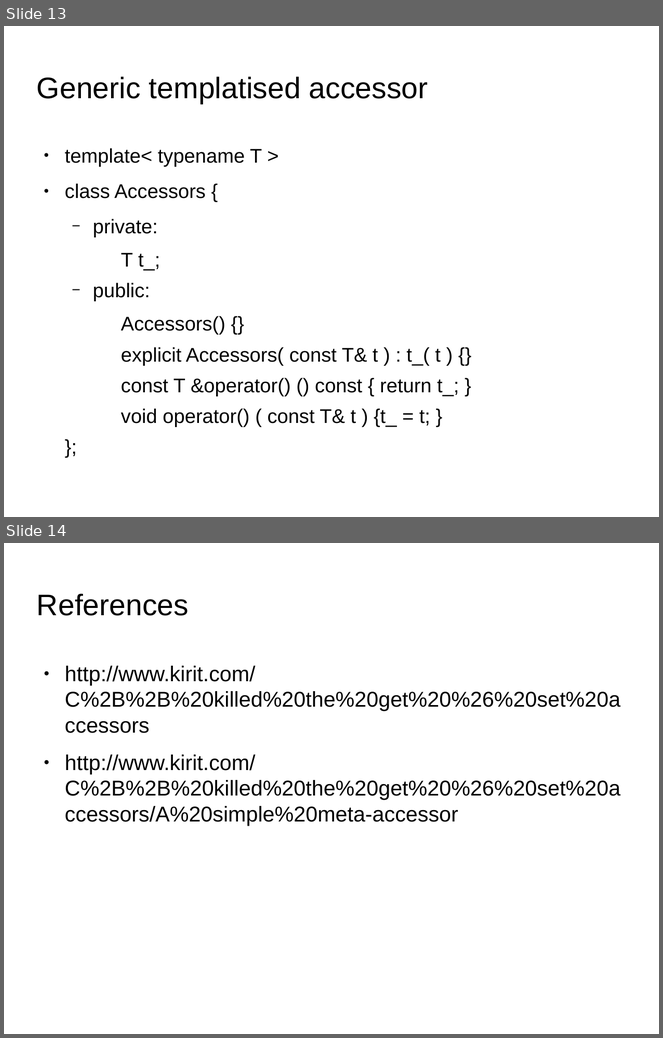
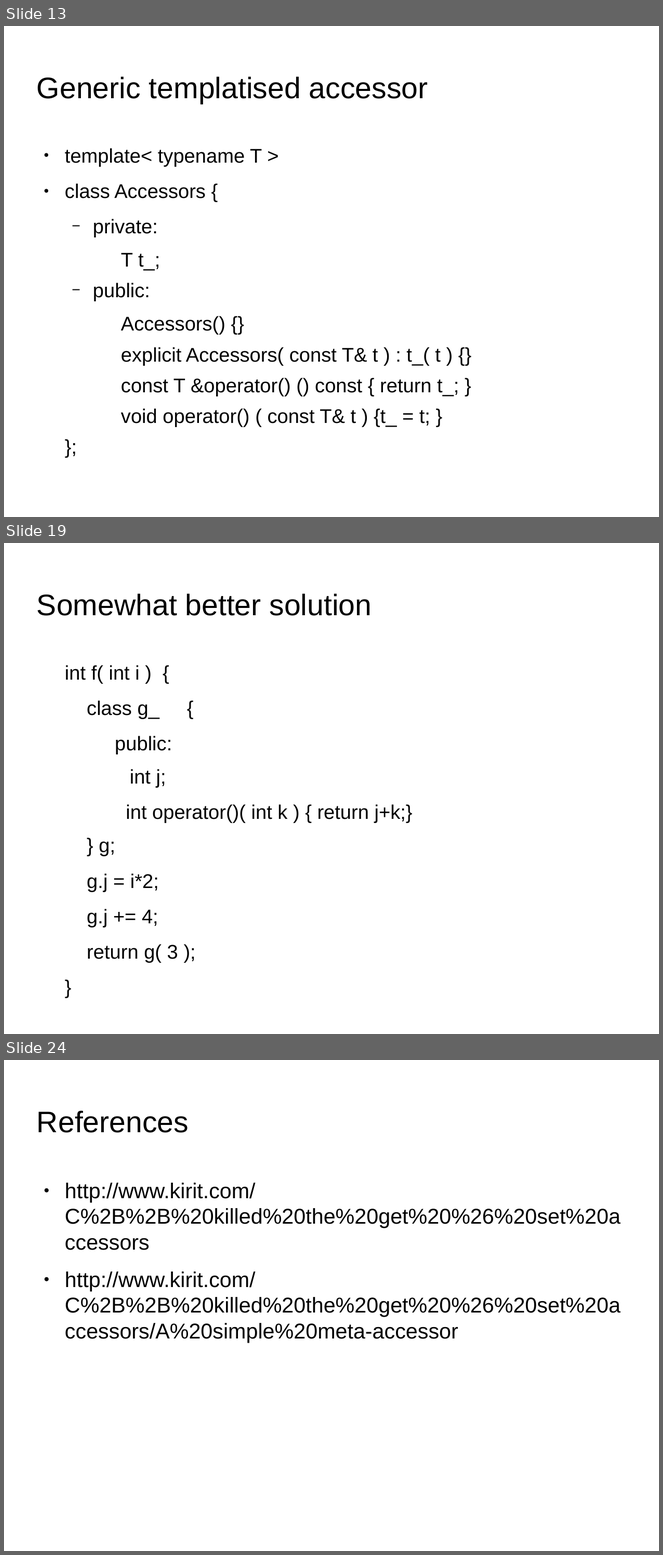
Before and after one commit to kks32/cpp-software-development, a slide deck: Ex15_Functors/Ex15_Functors.odp. Shown one above the other, each under a label of ours: slides 13 and 14 before the commit, slides 13, 19 and 24 after it; the slides between them are not shown. The pictures are 663x1038 and 663x1555 pixels, drawn with LibreOffice and Linux fonts; fonts in the diff are those of the drawing; background and template pictures are left out. Boxes give left, top, right and bottom in pixels: in the first picture for what was removed or moved away, otherwise in the second. Text is boxed around its words. In the diff, an @@ line names an element or a change of style, - is before the commit and + after.

```diff
--- a/Ex15_Functors/Ex15_Functors.odp
+++ b/Ex15_Functors/Ex15_Functors.odp
@@ slide 19 added at (4,543,659,1034), background picture (left out) @@
@@ title added at (37,593,372,616), 36 pt, text #000000 @@
+Somewhat better solution
@@ text added at (65,665,413,963), 24.1 pt, text #000000 @@
+int f( int i ) {
+class g_ {
+  public:
+int j;
+  int operator()( int k ) { return j+k;}
+} g;
+g.j = i*2;
+g.j += 4;
+return g( 3 );
+}
@@ what was slide 14 is now slide 24 @@
```
Also in this commit, not shown: 9 other slides added, 2 other files.
